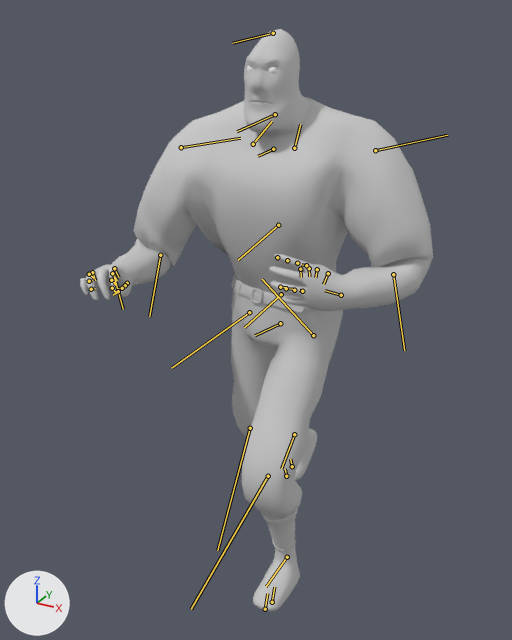
Renders of the FBX model Source/Animations/Ani_Running_BigGun.FBX from each side of a commit.
Rendered twice from a 50 mm camera at (0.99, -1.981, 1.965) aimed at (-0.077, -0.042, 0.995). Every picture has the same lights, and +X, +Y and +Z are marked at lower left. Both versions are drawn at frame 9 of the action 'Take 001'; the numbers are the values there. The bones that bend it are drawn over the model as lines.
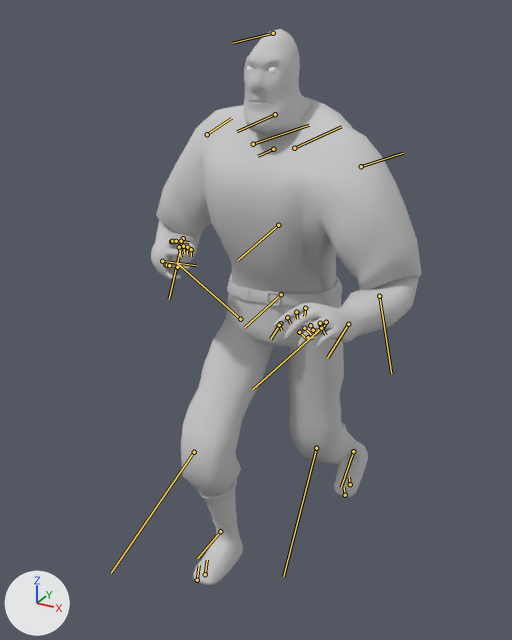
Changed parts and their boxes [x1, y1, x2, y2] in the pictures (512 x 640 px):
'Object', posed (23% narrower): before [80, 29, 433, 611]; after [151, 29, 421, 585]
bone 'Bip001 Pelvis', root to tip: before (280, 323) to (255, 335); after (280, 323) to (270, 339)
bone 'Bip001 L Clavicle', root to tip: before (294, 148) to (300, 124); after (294, 148) to (341, 126)
bone 'Bip001 L UpperArm', root to tip: before (375, 150) to (447, 135); after (361, 166) to (403, 153)
bone 'Bip001 L Forearm', root to tip: before (393, 274) to (404, 350); after (379, 296) to (391, 373)
bone 'Bip001 L Hand', root to tip: before (341, 295) to (325, 290); after (348, 324) to (327, 357)
bone 'Bip001 L Finger1', root to tip: before (306, 265) to (301, 264); after (305, 308) to (304, 316)
bone 'Bip001 L Finger2', root to tip: before (302, 291) to (299, 290); after (326, 322) to (322, 329)
bone 'Bip001 L Finger21', root to tip: before (294, 290) to (292, 289); after (320, 323) to (322, 327)
bone 'Bip001 L Finger22', root to tip: before (286, 288) to (292, 289); after (313, 330) to (318, 329)
bone 'Bip001 R Clavicle', root to tip: before (253, 144) to (272, 121); after (253, 144) to (309, 125)
bone 'Bip001 R UpperArm', root to tip: before (181, 147) to (240, 138); after (207, 134) to (231, 118)
bone 'Bip001 R Forearm', root to tip: before (160, 255) to (149, 316); after (183, 238) to (169, 299)
bone 'Bip001 R Hand', root to tip: before (113, 274) to (123, 309); after (162, 261) to (196, 265)
bone 'Bip001 R Finger1', root to tip: before (114, 268) to (118, 277); after (171, 241) to (181, 243)
bone 'Bip001 R Finger2', root to tip: before (92, 272) to (95, 280); after (165, 264) to (173, 266)
bone 'Bip001 R Finger21', root to tip: before (89, 274) to (93, 278); after (167, 265) to (174, 266)
bone 'Bip001 R Finger22', root to tip: before (89, 281) to (92, 280); after (169, 265) to (171, 265)
bone 'Bip001 L Thigh', root to tip: before (313, 335) to (262, 279); after (321, 328) to (252, 389)
bone 'Bip001 L Calf', root to tip: before (268, 476) to (191, 609); after (316, 448) to (283, 576)
bone 'Bip001 R Thigh', root to tip: before (249, 312) to (171, 368); after (240, 319) to (177, 263)
bone 'Bip001 R Calf', root to tip: before (250, 428) to (217, 550); after (194, 452) to (111, 573)

What changed in the scene script:
```text
Change bone_bip001_pelvis:
    where bone_bip001_pelvis = bpy.data.objects['Bip001'].pose.bones['Bip001 Pelvis']
    bone_bip001_pelvis.rotation_quaternion: (0.993, -0.114, 0.0, 0.0) -> (0.993, 0.114, 0.0, 0.0)  # degrees (-13, 0, 0) -> degrees (13, 0, 0)
Change bone_bip001_spine:
    where bone_bip001_spine = bpy.data.objects['Bip001'].pose.bones['Bip001 Spine']  # child of 'Bip001 Pelvis'
    bone_bip001_spine.rotation_quaternion: (0.993, 0.114, -0.007, 0.036) -> (0.993, -0.114, 0.007, 0.036)  # degrees (13, -1, 4) -> degrees (-13, 1, 4)
Change bone_bip001_l_clavicle:
    where bone_bip001_l_clavicle = bpy.data.objects['Bip001'].pose.bones['Bip001 L Clavicle']  # child of 'Bip001 Spine1'
    bone_bip001_l_clavicle.rotation_quaternion: (0.994, -0.006, 0.0, 0.105) -> (0.981, 0.012, 0.0, -0.191)  # degrees (-1, 0, 12) -> degrees (1, 0, -22)
Change bone_bip001_l_upperarm:
    where bone_bip001_l_upperarm = bpy.data.objects['Bip001'].pose.bones['Bip001 L UpperArm']  # child of 'Bip001 L Clavicle'
    bone_bip001_l_upperarm.rotation_quaternion: (0.952, 0.221, -0.064, -0.2) -> (0.964, -0.225, -0.033, -0.137)  # degrees (27, -2, -24) -> degrees (-25, -7, -14)
Change bone_bip001_l_forearm:
    where bone_bip001_l_forearm = bpy.data.objects['Bip001'].pose.bones['Bip001 L Forearm']  # child of 'Bip001 L UpperArm'
    bone_bip001_l_forearm.rotation_quaternion: (0.745, 0.0, 0.0, -0.667) -> (0.758, 0.0, 0.0, -0.653)  # degrees (0, 0, -84) -> degrees (0, 0, -82)
Change bone_bip001_l_hand:
    where bone_bip001_l_hand = bpy.data.objects['Bip001'].pose.bones['Bip001 L Hand']  # child of 'Bip001 L Forearm'
    bone_bip001_l_hand.rotation_quaternion: (0.974, -0.028, 0.189, 0.12) -> (0.874, 0.455, 0.154, -0.08)  # degrees (-1, 22, 14) -> degrees (55, 20, 0)
Change bone_bip001_l_finger1:
    where bone_bip001_l_finger1 = bpy.data.objects['Bip001'].pose.bones['Bip001 L Finger1']  # child of 'Bip001 L Hand'
    bone_bip001_l_finger1.rotation_quaternion: (1.0, 0.0, 0.0, 0.0) -> (0.954, 0.0, 0.0, 0.301)  # degrees (0, 0, 0) -> degrees (0, 0, 35)
Change bone_bip001_l_finger2:
    where bone_bip001_l_finger2 = bpy.data.objects['Bip001'].pose.bones['Bip001 L Finger2']  # child of 'Bip001 L Hand'
    bone_bip001_l_finger2.rotation_quaternion: (1.0, 0.0, 0.0, 0.0) -> (0.996, 0.0, 0.0, 0.087)  # degrees (0, 0, 0) -> degrees (0, 0, 10)
Change bone_bip001_l_finger21:
    where bone_bip001_l_finger21 = bpy.data.objects['Bip001'].pose.bones['Bip001 L Finger21']  # child of 'Bip001 L Finger2'
    bone_bip001_l_finger21.rotation_quaternion: (0.999, 0.0, 0.0, -0.044) -> (0.954, 0.0, 0.0, 0.301)  # degrees (0, 0, -5) -> degrees (0, 0, 35)
Change bone_bip001_l_finger22:
    where bone_bip001_l_finger22 = bpy.data.objects['Bip001'].pose.bones['Bip001 L Finger22']  # child of 'Bip001 L Finger21'
    bone_bip001_l_finger22.rotation_quaternion: (0.924, 0.0, 0.0, 0.383) -> (0.985, 0.0, 0.0, 0.174)  # degrees (0, 0, 45) -> degrees (0, 0, 20)
Change bone_bip001_r_clavicle:
    where bone_bip001_r_clavicle = bpy.data.objects['Bip001'].pose.bones['Bip001 R Clavicle']  # child of 'Bip001 Spine1'
    bone_bip001_r_clavicle.rotation_quaternion: (0.981, -0.012, 0.0, -0.191) -> (0.994, 0.006, 0.0, 0.105)  # degrees (-1, 0, -22) -> degrees (1, 0, 12)
Change bone_bip001_r_upperarm:
    where bone_bip001_r_upperarm = bpy.data.objects['Bip001'].pose.bones['Bip001 R UpperArm']  # child of 'Bip001 R Clavicle'
    bone_bip001_r_upperarm.rotation_quaternion: (0.964, 0.225, 0.033, -0.137) -> (0.952, -0.221, 0.064, -0.2)  # degrees (25, 7, -14) -> degrees (-27, 2, -24)
Change bone_bip001_r_forearm:
    where bone_bip001_r_forearm = bpy.data.objects['Bip001'].pose.bones['Bip001 R Forearm']  # child of 'Bip001 R UpperArm'
    bone_bip001_r_forearm.rotation_quaternion: (0.758, 0.0, 0.0, -0.653) -> (0.745, 0.0, 0.0, -0.667)  # degrees (0, 0, -82) -> degrees (0, 0, -84)
Change bone_bip001_r_hand:
    where bone_bip001_r_hand = bpy.data.objects['Bip001'].pose.bones['Bip001 R Hand']  # child of 'Bip001 R Forearm'
    bone_bip001_r_hand.rotation_quaternion: (0.874, -0.455, -0.154, -0.08) -> (0.974, 0.028, -0.189, 0.12)  # degrees (-55, -20, 0) -> degrees (1, -22, 14)
Change bone_bip001_r_finger1:
    where bone_bip001_r_finger1 = bpy.data.objects['Bip001'].pose.bones['Bip001 R Finger1']  # child of 'Bip001 R Hand'
    bone_bip001_r_finger1.rotation_quaternion: (0.954, 0.0, 0.0, 0.301) -> (1.0, 0.0, 0.0, 0.0)  # degrees (0, 0, 35) -> degrees (0, 0, 0)
Change bone_bip001_r_finger2:
    where bone_bip001_r_finger2 = bpy.data.objects['Bip001'].pose.bones['Bip001 R Finger2']  # child of 'Bip001 R Hand'
    bone_bip001_r_finger2.rotation_quaternion: (0.996, 0.0, 0.0, 0.087) -> (1.0, 0.0, 0.0, 0.0)  # degrees (0, 0, 10) -> degrees (0, 0, 0)
Change bone_bip001_r_finger21:
    where bone_bip001_r_finger21 = bpy.data.objects['Bip001'].pose.bones['Bip001 R Finger21']  # child of 'Bip001 R Finger2'
    bone_bip001_r_finger21.rotation_quaternion: (0.954, 0.0, 0.0, 0.301) -> (0.999, 0.0, 0.0, -0.044)  # degrees (0, 0, 35) -> degrees (0, 0, -5)
Change bone_bip001_r_finger22:
    where bone_bip001_r_finger22 = bpy.data.objects['Bip001'].pose.bones['Bip001 R Finger22']  # child of 'Bip001 R Finger21'
    bone_bip001_r_finger22.rotation_quaternion: (0.985, 0.0, 0.0, 0.174) -> (0.924, 0.0, 0.0, 0.383)  # degrees (0, 0, 20) -> degrees (0, 0, 45)
Change bone_bip001_l_thigh:
    where bone_bip001_l_thigh = bpy.data.objects['Bip001'].pose.bones['Bip001 L Thigh']  # child of 'Bip001 Pelvis'
    bone_bip001_l_thigh.rotation_quaternion: (0.947, -0.105, 0.045, 0.302) -> (0.992, 0.114, -0.006, -0.051)  # degrees (-10, 9, 35) -> degrees (13, 0, -6)
Change bone_bip001_l_calf:
    where bone_bip001_l_calf = bpy.data.objects['Bip001'].pose.bones['Bip001 L Calf']  # child of 'Bip001 L Thigh'
    bone_bip001_l_calf.rotation_quaternion: (0.912, 0.0, 0.0, -0.411) -> (0.921, 0.0, 0.0, -0.39)  # degrees (0, 0, -49) -> degrees (0, 0, -46)
Change bone_bip001_r_thigh:
    where bone_bip001_r_thigh = bpy.data.objects['Bip001'].pose.bones['Bip001 R Thigh']  # child of 'Bip001 Pelvis'
    bone_bip001_r_thigh.rotation_quaternion: (0.992, -0.114, 0.006, -0.051) -> (0.947, 0.105, -0.045, 0.302)  # degrees (-13, 0, -6) -> degrees (10, -9, 35)
Change bone_bip001_r_calf:
    where bone_bip001_r_calf = bpy.data.objects['Bip001'].pose.bones['Bip001 R Calf']  # child of 'Bip001 R Thigh'
    bone_bip001_r_calf.rotation_quaternion: (0.921, 0.0, 0.0, -0.39) -> (0.912, 0.0, 0.0, -0.411)  # degrees (0, 0, -46) -> degrees (0, 0, -49)
```
